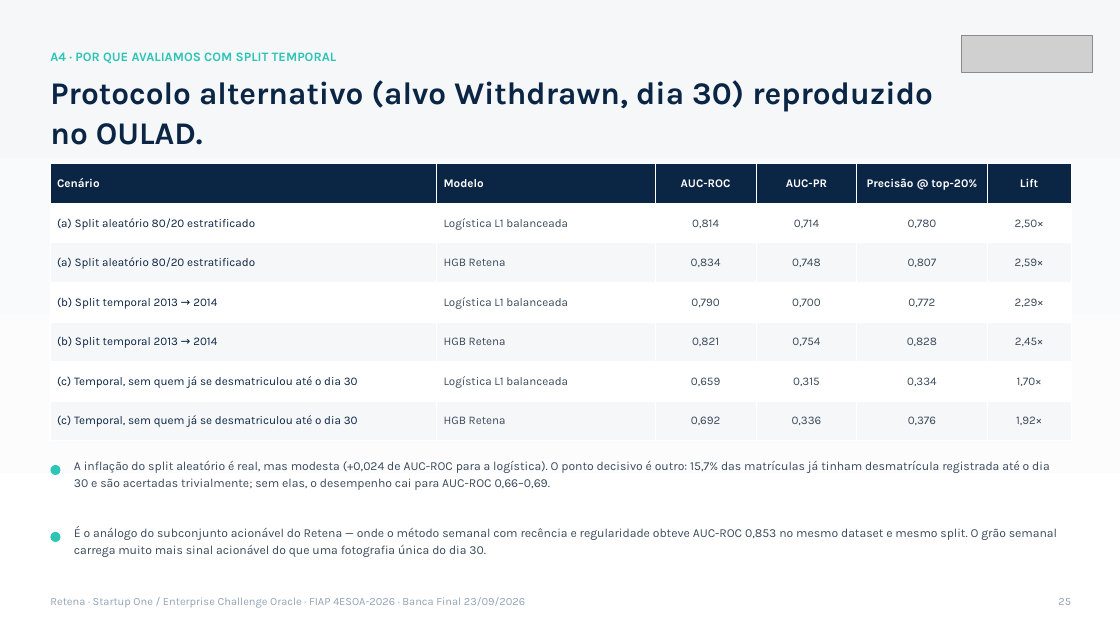
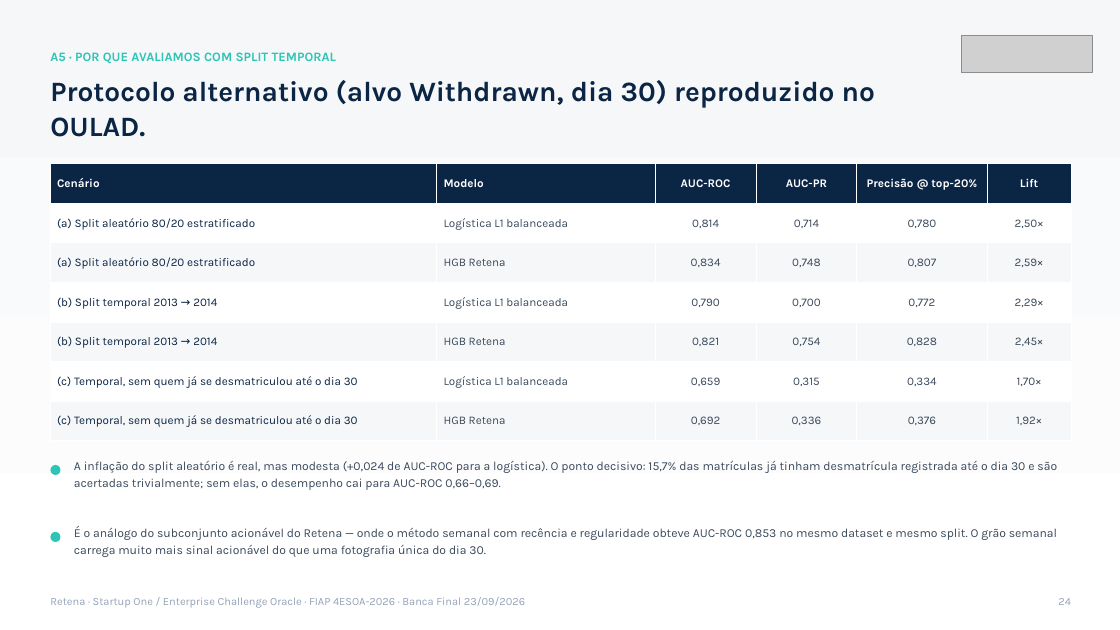
Before and after one commit to LucasHenklain/retena, a slide deck: slide 24 of 09_Kit_Banca_Final/Retena_Banca_Final.pptx (slide 25 before the commit). Drawn at 1120x630 pixels with LibreOffice and Linux fonts; fonts in the diff are those of the drawing; grey boxes stand for pictures. Boxes give left, top, right and bottom in pixels: in the first picture for what was removed or moved away, otherwise in the second. Text is boxed around its words. In the diff, an @@ line names an element or a change of style, - is before the commit and + after.

```diff
--- a/09_Kit_Banca_Final/Retena_Banca_Final.pptx
+++ b/09_Kit_Banca_Final/Retena_Banca_Final.pptx
@@ text at [50,52,337,64]: text changed @@
-A4 · POR QUE AVALIAMOS COM SPLIT TEMPORAL
+A5 · POR QUE AVALIAMOS COM SPLIT TEMPORAL
@@ text "Protocolo alternativo (alvo Withdrawn, dia ..." at [50,80,875,137]: size 27 to 24 pt @@
@@ text at [74,461,1057,490]: text changed @@
-A inflação do split aleatório é real, mas modesta (+0,024 de AUC-ROC para a logística). O ponto decisivo é outro: 15,7% das matrículas já tinham desmatrícula registrada até o dia 30 e são acertadas trivialmente; sem elas, o desempenho cai para AUC-ROC 0,66–0,69.
+A inflação do split aleatório é real, mas modesta (+0,024 de AUC-ROC para a logística). O ponto decisivo: 15,7% das matrículas já tinham desmatrícula registrada até o dia 30 e são acertadas trivialmente; sem elas, o desempenho cai para AUC-ROC 0,66–0,69.
@@ text at [1058,598,1071,605]: text changed @@
-25
+24
```
Also in this commit, not shown: 26 other slides changed, 7 slides added, 2 slides removed, 19 other files.
